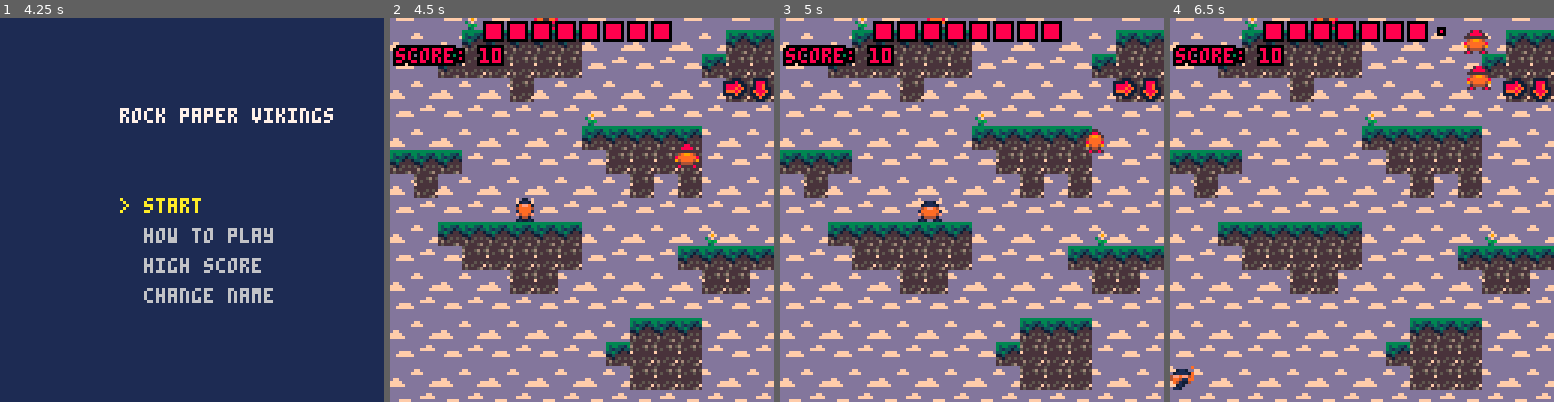
Above: before the commit, frames 1-4 (left to right).
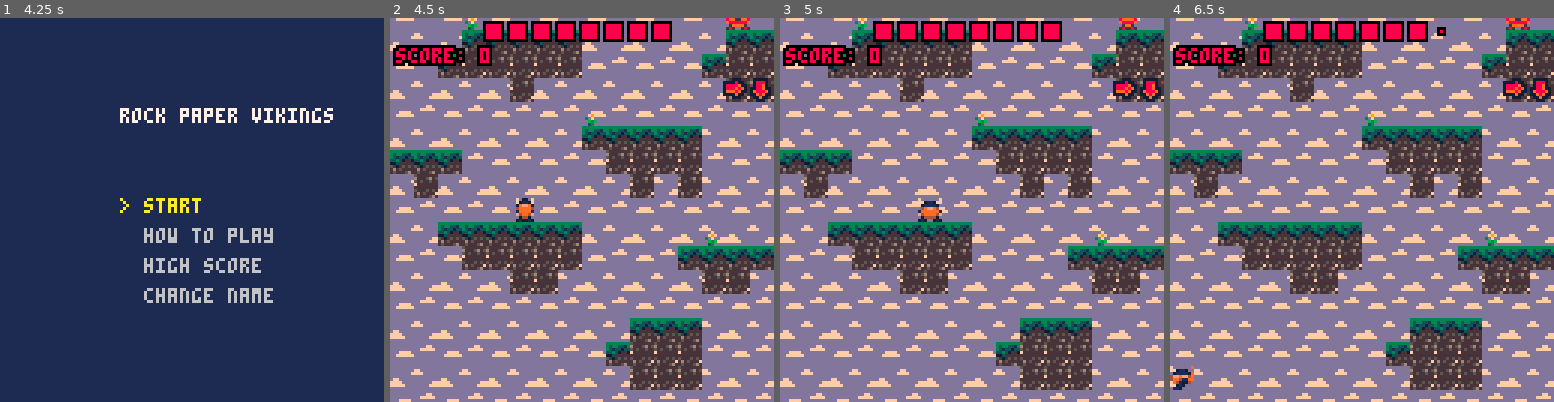
Above: after the commit, the same moments.

Repository: Zetneki/Rock-Paper-Vikings
Game: PICO-8 cartridge rock-paper-vikings.p8
Same seed, same stepped clock (60 frames per second), same inputs: the game is played once before the commit and once after it.
Inputs:
- Up to frame 1 (4.25 s): tap O (Z key) at 0.33, 0.7, 1.43, 2.22, 3.1, 3.98 s; tap X (X key) at 1.07, 2.07, 2.4, 2.73, 3.07, 3.4, 3.73, 4.07 s; hold Left 1.97-2.37 s; hold Down 2.42-2.82 s; hold Right 2.87-3.53 s; hold Up 3.58-4.08 s; hold Right from 4.13 s (still down)
- Up to frame 2 (4.5 s): keep holding Right; tap X (X key) at 4.4 s
- Up to frame 3 (5 s): release Right at 4.53 s; hold Down from 4.58 s (still down); tap X (X key) at 4.73 s; tap O (Z key) at 4.87 s
- Up to frame 4 (6.5 s): tap X (X key) every 0.33 s from 5.07 to 6.4 s; release Down at 5.08 s; hold Left 5.13-5.8 s; tap O (Z key) at 5.75 s; hold Up 5.85-6.18 s; hold Left from 6.23 s (still down)

Frame 1 is identical in both runs. In frame 2, 0.7% of the frame differs, in the area x 22-94%, y 0-40%; in frame 3, 0.6%; in frame 4, 1.1%, in the area x 22-94%, y 0-19%.

Commit message:
modified enemy spawn frequency based on score

Diff:
--- a/enemy.lua
+++ b/enemy.lua
@@ -219,7 +219,7 @@
 	local despawn_distance = 300
 
 	for e in all(enemies) do
-		if not e.dead and abs(e.y - player.y) > despawn_distance then
+		if not e.dead and (e.y - player.y) > despawn_distance then
 			del(enemies, e)
 		end
 	end
--- a/game.lua
+++ b/game.lua
@@ -205,13 +205,15 @@
 	camera_min_y = nil
 
 	score=0
-	last_height=1000
+	last_height=player.y
 
 	auto_scroll_active = false
 	auto_scroll_speed = 0.1
 
 	chunk_height = 30
 	trigger_buffer = 20
+
+	platforms_since_spawn = 0
 
 	generate_chunk(64, 0, map_start, map_end, wall_sprites[player.spr_set], 18, 24, 3, 6, 0.4, true)
 	world_generated_up_to = 0
--- a/generate_chunk.lua
+++ b/generate_chunk.lua
@@ -148,11 +148,17 @@
 function spawn_enemies_on_platforms(platforms, skip_first_n)
 	skip_first_n = skip_first_n or 0
 
+	local min_gap = max(1, 3 - flr(score/400))
+	local spawn_chance = min(0.7, 0.45 + score/1500)
+
 	for i, p in ipairs(platforms) do
 		if i > skip_first_n then
 
-			local spawn_chance = 0.5 -- change based on score
-			if p.len >= 3 and rnd(1) < spawn_chance then
+			platforms_since_spawn += 1
+
+			if p.len >= 3
+			and platforms_since_spawn >= min_gap
+			and rnd(1) < spawn_chance then
 				local margin = 1
 				local safe_len = max(1, p.len - margin*2)
 				local offset = margin + flr(rnd(safe_len))
@@ -162,6 +168,7 @@
 				local enemy_y = p.ty * 8 - 8
 
 				spawn_enemy(enemy_x, enemy_y, enemy_types[1 + flr(rnd(#enemy_types))])
+				platforms_since_spawn = 0
 			end
 		end
 	end
Not shown, added: aaa.md
